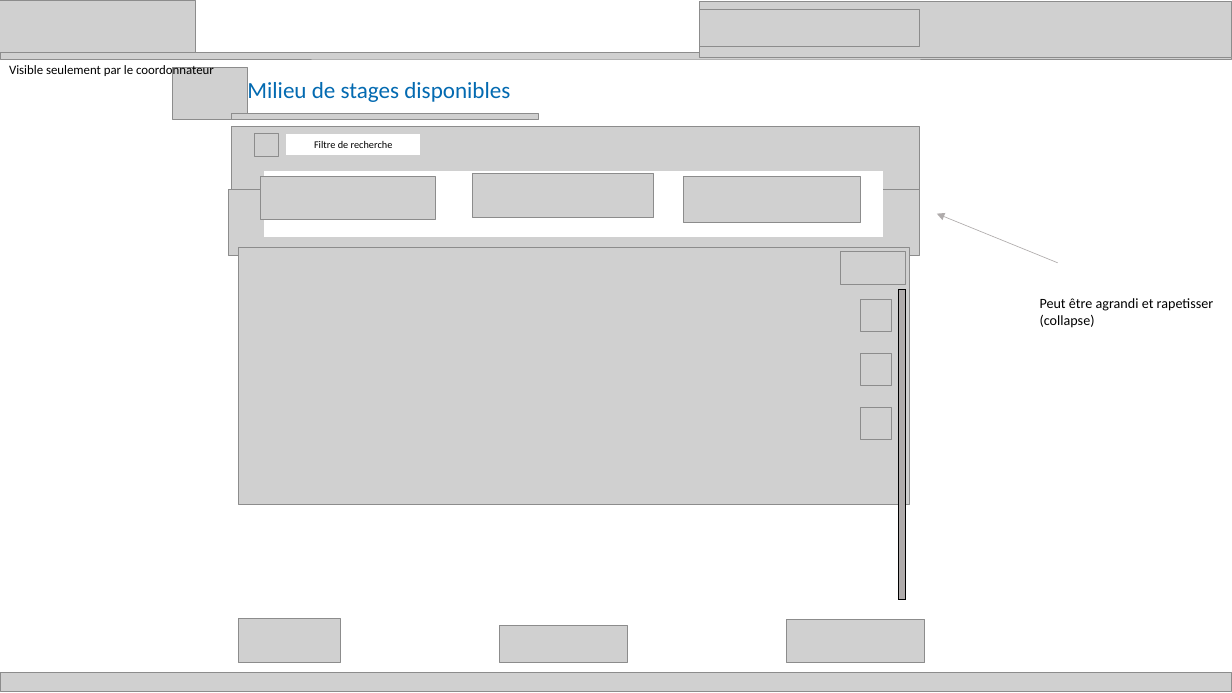
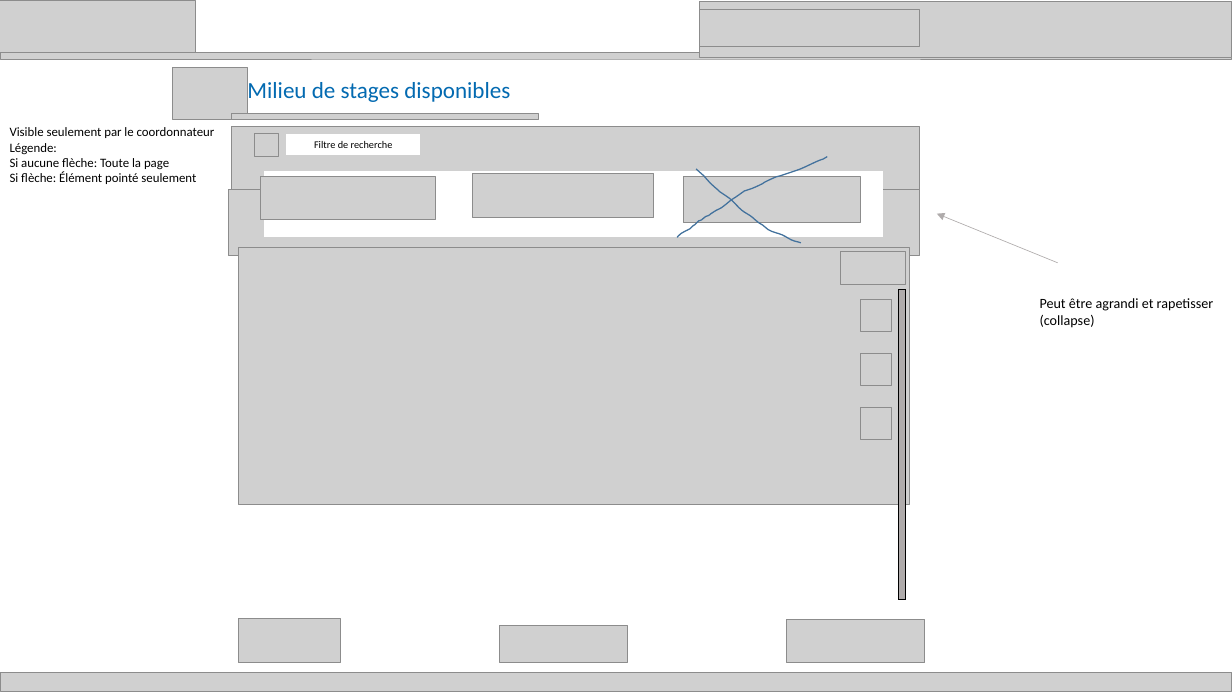
Before and after one commit to zacouse/GestionStages, a slide deck: slide 1 of Documentation/SchémaModificationMilieudeStage.pptx. Drawn at 1232x693 pixels with LibreOffice and Linux fonts; fonts in the diff are those of the drawing; grey boxes stand for pictures. Boxes give left, top, right and bottom in pixels: in the first picture for what was removed or moved away, otherwise in the second. Text is boxed around its words. In the diff, an @@ line names an element or a change of style, - is before the commit and + after.

```diff
--- a/Documentation/SchémaModificationMilieudeStage.pptx
+++ b/Documentation/SchémaModificationMilieudeStage.pptx
@@ text "Visible seulement par le coordonnateur": place and size @@
-text "Visible seulement par le coordonnateur" at (9,63,214,78)
+text "Visible seulement par le coordonnateur" at (10,127,215,184)
@@ text at (10,143,196,184): paragraphs added @@
+Légende:
+Si aucune flèche: Toute la page
+Si flèche: Élément pointé seulement
@@ freeform shape added at (677,157,827,238), outline #43739E 1 pt @@
@@ freeform shape added at (696,169,800,243), outline #43739E 1 pt @@
```
Also in this commit, not shown: 4 other slides changed.
